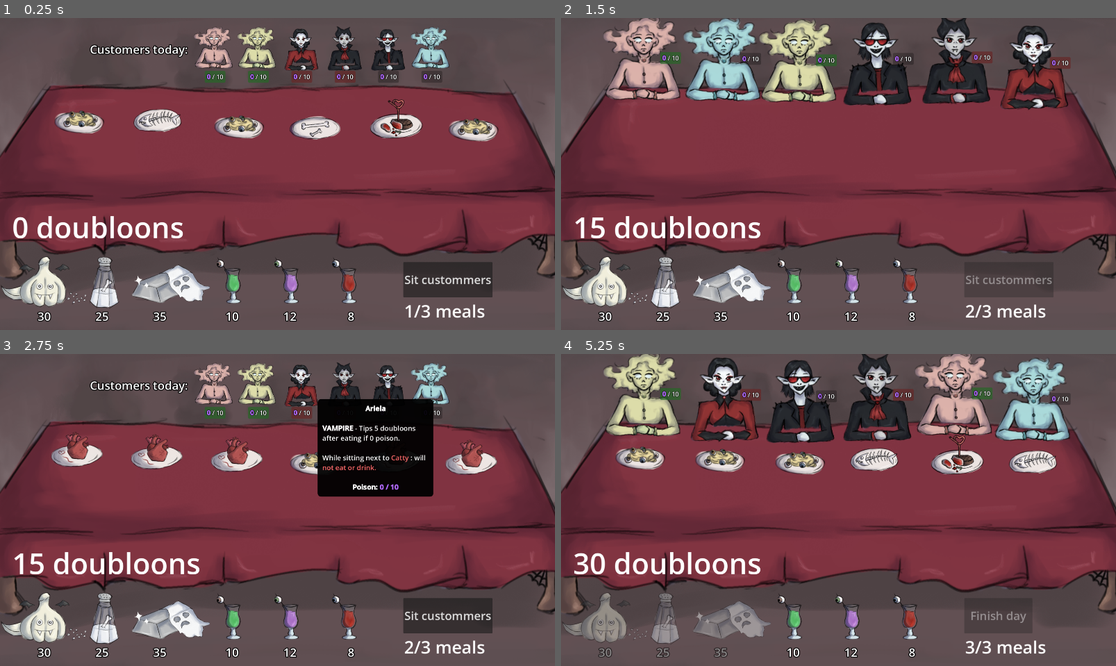
Above: before the commit, frames 1-4 (two rows, left to right).
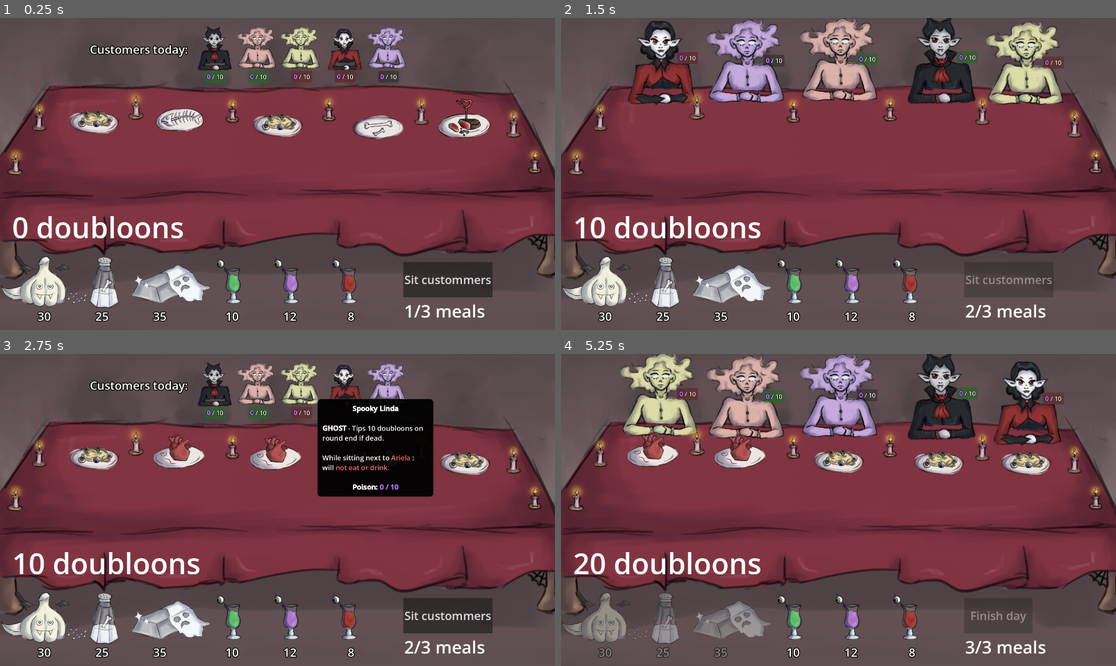
Above: after the commit, the same moments.

Repository: Henrique-Baumegger/godot-fims_food
Game: Godot game, scene res://scripts_and_scenes/main/main.tscn
Same seed, same stepped clock (60 frames per second), same inputs: the game is played once before the commit and once after it.
Inputs (mouse positions are in pixels of both pictures, inside the frame that each line leads up to):
- Up to frame 1 (0.25 s): no input
- Up to frame 2 (1.5 s): click "Sit custommers" at 0.5 s; click "Finish meal" at 1.25 s
- Up to frame 3 (2.75 s): move the mouse to (299, 382) at 2.02 s; click (299, 382) at 2.1 s
- Up to frame 4 (5.25 s): click "Sit custommers" at 2.75 s; click "Finish meal" at 3.5 s; move the mouse to (905, 382) at 4.27 s; right-click (905, 382) at 4.35 s; click "Sit custommers" at 5 s

The runs differ from the first frame. In frame 1, 8.5% of the frame differs, in the area x 1-98%, y 2-51%; in frame 2, 18%; in frame 3, 8.0%; in frame 4, 22%, in the area x 1-98%, y 0-71%.

Commit message:
Candle scene

Diff:
--- a/scripts_and_scenes/main/main.gd
+++ b/scripts_and_scenes/main/main.gd
@@ -22,6 +22,7 @@
 
 
 func _ready() -> void:
+	var_seat_table.position = Vector2(966, 546)
 	var table : Table = var_seat_table.get_table()
 	table.player_is_killed.connect(_on_kills_you)
 	table.recive_tip.connect(_on_recives_tip)
--- a/scripts_and_scenes/main/main.tscn
+++ b/scripts_and_scenes/main/main.tscn
@@ -2,7 +2,7 @@
 
 [ext_resource type="PackedScene" uid="uid://faph87h4jkjb" path="res://scripts_and_scenes/ingredients/ingredient.tscn" id="1_8ngdv"]
 [ext_resource type="Script" uid="uid://cj3gs41xv2c5m" path="res://scripts_and_scenes/main/main.gd" id="1_cu7v3"]
-[ext_resource type="PackedScene" uid="uid://q1mle1yqvdry" path="res://scripts_and_scenes/table/6_seat_table.tscn" id="2_86746"]
+[ext_resource type="PackedScene" uid="uid://bsvk1r7u6c4vu" path="res://scripts_and_scenes/table/5_seat_table.tscn" id="2_86746"]
 [ext_resource type="Texture2D" uid="uid://kynw3kqa7dla" path="res://art/food/poisons/garlic.png" id="4_cu7v3"]
 [ext_resource type="Texture2D" uid="uid://b8mudjqkkr3il" path="res://art/food/poisons/salt.png" id="5_6n4cw"]
 [ext_resource type="Texture2D" uid="uid://cpco8dlho3uwe" path="res://art/food/drinks/drink g.png" id="5_y5nuw"]
@@ -13,10 +13,9 @@
 
 [node name="Main" type="Node2D" unique_id=959716859 node_paths=PackedStringArray("var_seat_table")]
 script = ExtResource("1_cu7v3")
-var_seat_table = NodePath("6SeatTable")
+var_seat_table = NodePath("5SeatTable")
 
-[node name="6SeatTable" parent="." unique_id=94503533 instance=ExtResource("2_86746")]
-position = Vector2(966, 546)
+[node name="5SeatTable" parent="." unique_id=1402043585 instance=ExtResource("2_86746")]
 
 [node name="Onion" parent="." unique_id=348821999 instance=ExtResource("1_8ngdv")]
 position = Vector2(150, 940)
--- a/scripts_and_scenes/table/4_seat_table.tscn
+++ b/scripts_and_scenes/table/4_seat_table.tscn
@@ -84,3 +84,5 @@
 scale = Vector2(1.25, 1.25)
 texture = ExtResource("3_q2lk5")
 offset = Vector2(274, 365)
+
+[node name="Candles" type="Node2D" parent="." unique_id=618031216]
--- a/scripts_and_scenes/table/5_seat_table.tscn
+++ b/scripts_and_scenes/table/5_seat_table.tscn
@@ -4,6 +4,7 @@
 [ext_resource type="Script" uid="uid://c1n1stu56dvku" path="res://scripts_and_scenes/table/variable_seat_amount_table_container.gd" id="1_tr54w"]
 [ext_resource type="Texture2D" uid="uid://csw5lv0g3ya3d" path="res://art/food/warm/fish.png" id="2_tr54w"]
 [ext_resource type="Texture2D" uid="uid://n4pmgvw48e7n" path="res://art/characters/ghosts/ghost1.png" id="3_hyhy5"]
+[ext_resource type="PackedScene" uid="uid://cdxnwrltokqxu" path="res://scripts_and_scenes/table/candle.tscn" id="5_hyhy5"]
 
 [node name="5SeatTable" type="Node2D" unique_id=1402043585]
 script = ExtResource("1_tr54w")
@@ -32,7 +33,7 @@
 texture = ExtResource("2_tr54w")
 
 [node name="FoodMarker3" type="Marker2D" parent="Table/FoodMarkers" unique_id=2059892555]
-position = Vector2(-3, -206)
+position = Vector2(-2, -211)
 
 [node name="TestSprite" type="Sprite2D" parent="Table/FoodMarkers/FoodMarker3" unique_id=1318573562]
 visible = false
@@ -48,7 +49,7 @@
 texture = ExtResource("2_tr54w")
 
 [node name="FoodMarker5" type="Marker2D" parent="Table/FoodMarkers" unique_id=392293631]
-position = Vector2(646, -199)
+position = Vector2(646, -204)
 
 [node name="TestSprite" type="Sprite2D" parent="Table/FoodMarkers/FoodMarker5" unique_id=194370166]
 visible = false
@@ -101,3 +102,29 @@
 scale = Vector2(1.25, 1.25)
 texture = ExtResource("3_hyhy5")
 offset = Vector2(274, 365)
+
+[node name="Candles" type="Node2D" parent="." unique_id=1575155507]
+
+[node name="Candle" parent="Candles" unique_id=212600361 instance=ExtResource("5_hyhy5")]
+position = Vector2(-914, -68)
+
+[node name="Candle2" parent="Candles" unique_id=1895883909 instance=ExtResource("5_hyhy5")]
+position = Vector2(883, -73)
+
+[node name="Candle3" parent="Candles" unique_id=1834855627 instance=ExtResource("5_hyhy5")]
+position = Vector2(-829, -222)
+
+[node name="Candle4" parent="Candles" unique_id=29456997 instance=ExtResource("5_hyhy5")]
+position = Vector2(-496, -256)
+
+[node name="Candle5" parent="Candles" unique_id=1189244254 instance=ExtResource("5_hyhy5")]
+position = Vector2(-163, -249)
+
+[node name="Candle6" parent="Candles" unique_id=920139868 instance=ExtResource("5_hyhy5")]
+position = Vector2(171, -254)
+
+[node name="Candle7" parent="Candles" unique_id=1981212806 instance=ExtResource("5_hyhy5")]
+position = Vector2(493, -243)
+
+[node name="Candle8" parent="Candles" unique_id=437416769 instance=ExtResource("5_hyhy5")]
+position = Vector2(812, -199)
--- a/scripts_and_scenes/table/6_seat_table.tscn
+++ b/scripts_and_scenes/table/6_seat_table.tscn
@@ -4,6 +4,7 @@
 [ext_resource type="Script" uid="uid://c1n1stu56dvku" path="res://scripts_and_scenes/table/variable_seat_amount_table_container.gd" id="1_wy7f4"]
 [ext_resource type="Texture2D" uid="uid://csw5lv0g3ya3d" path="res://art/food/warm/fish.png" id="2_wy7f4"]
 [ext_resource type="Texture2D" uid="uid://n4pmgvw48e7n" path="res://art/characters/ghosts/ghost1.png" id="3_uv0tj"]
+[ext_resource type="PackedScene" uid="uid://cdxnwrltokqxu" path="res://scripts_and_scenes/table/candle.tscn" id="5_uv0tj"]
 
 [node name="6SeatTable" type="Node2D" unique_id=94503533]
 script = ExtResource("1_wy7f4")
@@ -118,3 +119,26 @@
 scale = Vector2(1.25, 1.25)
 texture = ExtResource("3_uv0tj")
 offset = Vector2(274, 365)
+
+[node name="Canldes" type="Node2D" parent="." unique_id=1442484274]
+
+[node name="Candle" parent="Canldes" unique_id=212600361 instance=ExtResource("5_uv0tj")]
+position = Vector2(-914.00006, -82)
+
+[node name="Candle2" parent="Canldes" unique_id=1210877235 instance=ExtResource("5_uv0tj")]
+position = Vector2(883, -74)
+
+[node name="Candle3" parent="Canldes" unique_id=2139363743 instance=ExtResource("5_uv0tj")]
+position = Vector2(-553, -229)
+
+[node name="Candle4" parent="Canldes" unique_id=940146539 instance=ExtResource("5_uv0tj")]
+position = Vector2(-274, -236)
+
+[node name="Candle5" parent="Canldes" unique_id=995294257 instance=ExtResource("5_uv0tj")]
+position = Vector2(-3, -229.00002)
+
+[node name="Candle6" parent="Canldes" unique_id=1903190410 instance=ExtResource("5_uv0tj")]
+position = Vector2(270, -226)
+
+[node name="Candle7" parent="Canldes" unique_id=433456373 instance=ExtResource("5_uv0tj")]
+position = Vector2(545, -219)
--- /dev/null
+++ b/scripts_and_scenes/table/candle.gd
@@ -0,0 +1,8 @@
+extends Sprite2D
+
+
+@export var candle_sprites : Array [Texture2D]
+
+
+func _ready() -> void:
+	texture = candle_sprites.pick_random()
--- a/scripts_and_scenes/table/candle.tscn
+++ b/scripts_and_scenes/table/candle.tscn
@@ -1,3 +1,13 @@
 [gd_scene format=3 uid="uid://cdxnwrltokqxu"]
 
-[node name="Candle" type="Node2D" unique_id=1496116338]
+[ext_resource type="Script" uid="uid://d32hhb0tncgml" path="res://scripts_and_scenes/table/candle.gd" id="1_i3kv0"]
+[ext_resource type="Texture2D" uid="uid://ckf1qqkyo4a85" path="res://art/enviroment/candle1.png" id="2_rm5fs"]
+[ext_resource type="Texture2D" uid="uid://bae3xky6crxre" path="res://art/enviroment/candle2.png" id="3_85x2k"]
+[ext_resource type="Texture2D" uid="uid://bnx2a80bqgn1k" path="res://art/enviroment/candle3.png" id="4_l0iwq"]
+[ext_resource type="Texture2D" uid="uid://s5a0g24lowqg" path="res://art/enviroment/candle4.png" id="5_l4jnv"]
+
+[node name="Candle" type="Sprite2D" unique_id=212600361]
+scale = Vector2(0.6, 0.6)
+texture = ExtResource("2_rm5fs")
+script = ExtResource("1_i3kv0")
+candle_sprites = Array[Texture2D]([ExtResource("2_rm5fs"), ExtResource("3_85x2k"), ExtResource("4_l0iwq"), ExtResource("5_l4jnv")])
Not shown, added: scripts_and_scenes/table/candle.gd.uid
